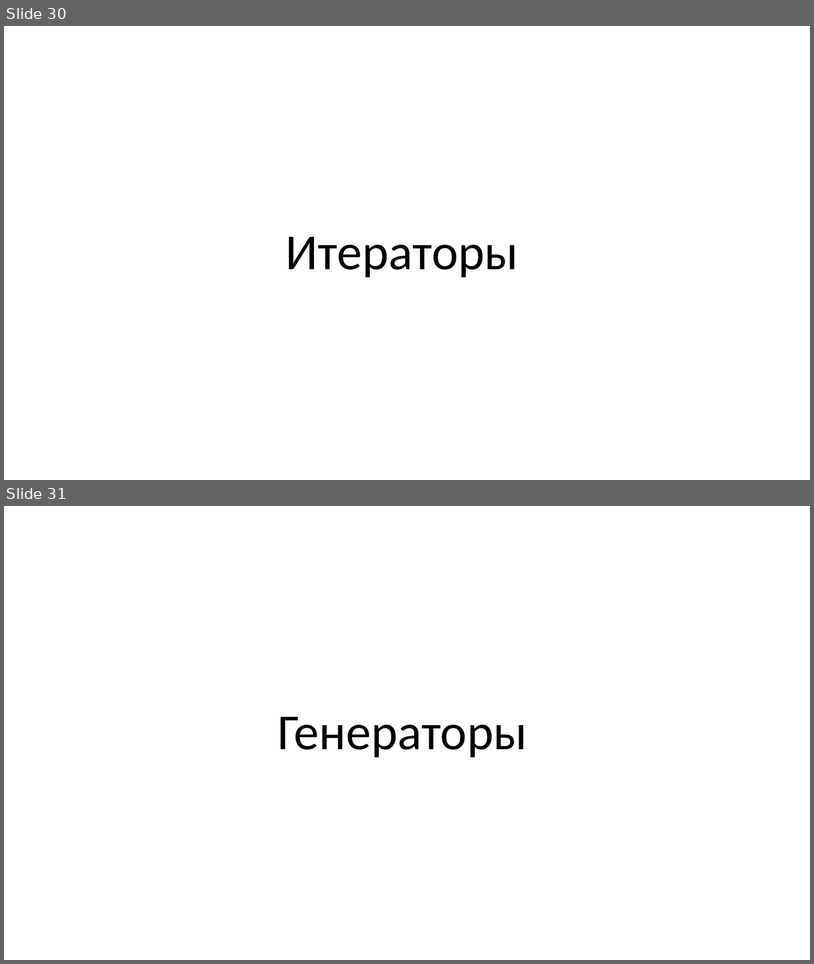
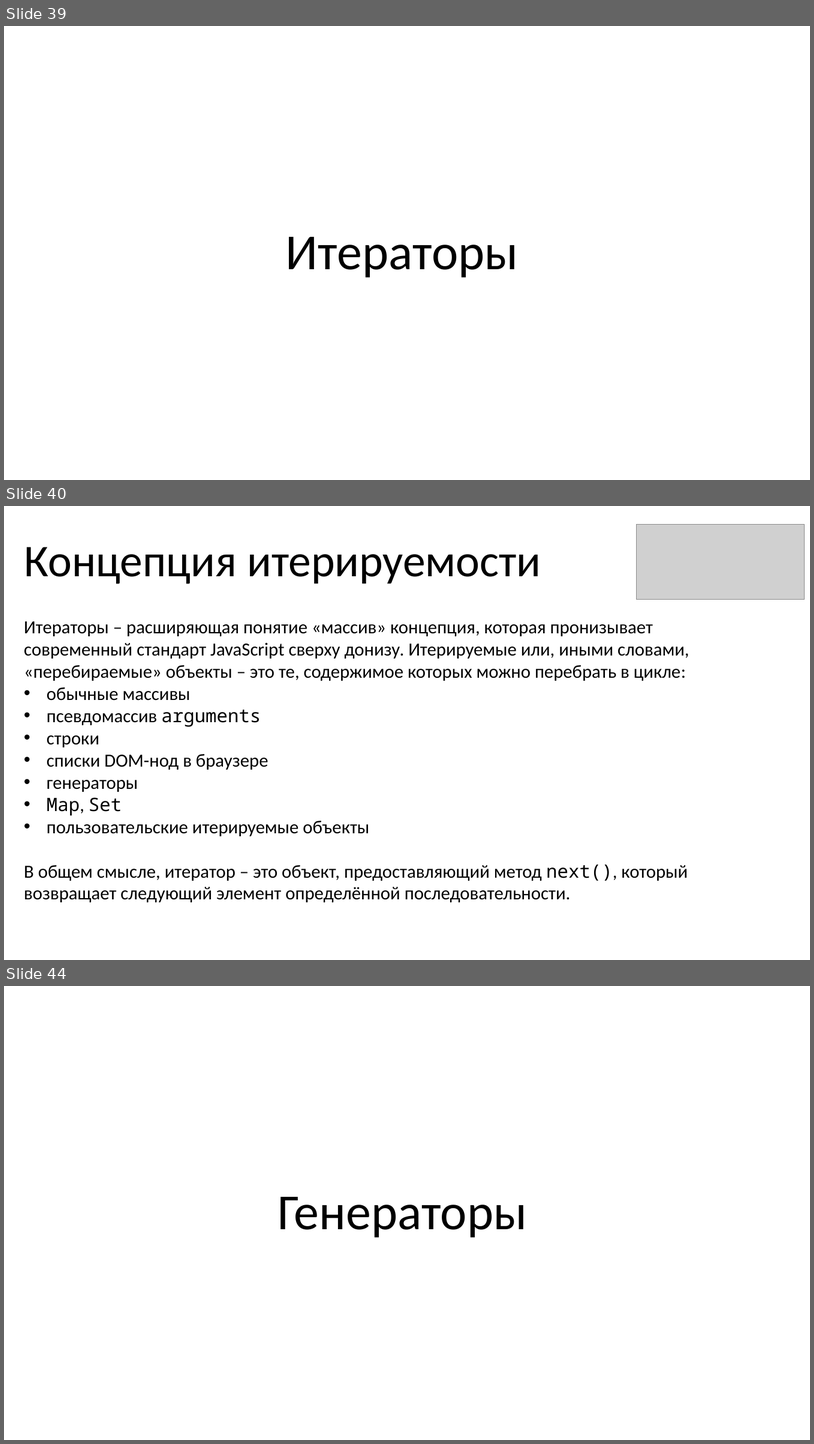
Before and after one commit to KOPTE3/modern-es, a slide deck: Modern ES.pptx. Shown one above the other, each under a label of ours: slides 30 and 31 before the commit, slides 39, 40 and 44 after it; the slides between them are not shown. The pictures are 814x964 and 814x1444 pixels, drawn with LibreOffice and Linux fonts; fonts in the diff are those of the drawing; grey boxes stand for pictures. Boxes give left, top, right and bottom in pixels: in the first picture for what was removed or moved away, otherwise in the second. Text is boxed around its words. In the diff, an @@ line names an element or a change of style, - is before the commit and + after.

```diff
--- a/Modern ES.pptx
+++ b/Modern ES.pptx
@@ slide 40 added at (4,506,810,960), background #FFFFFF @@
@@ picture added at (637,525,805,599) @@
@@ title added at (24,547,541,584), 54 pt, text #000000 @@
+Концепция итерируемости
@@ text added at (24,621,689,902), 22 pt, text #000000 @@
+Итераторы – расширяющая понятие «массив» концепция, которая пронизывает современный стандарт JavaScript сверху донизу. Итерируемые или, иными словами, «перебираемые» объекты – это те, содержимое которых можно перебрать в цикле:
+• обычные массивы
+• псевдомассив arguments
+• строки
+• списки DOM-нод в браузере
+• генераторы
+• Map, Set
+• пользовательские итерируемые объекты
+В общем смысле, итератор – это объект, предоставляющий метод next(), который возвращает следующий элемент определённой последовательности.
@@ what was slide 30 is now slide 39 @@
@@ what was slide 31 is now slide 44 @@
```
Also in this commit, not shown: 3 slides changed, 15 other slides added.
